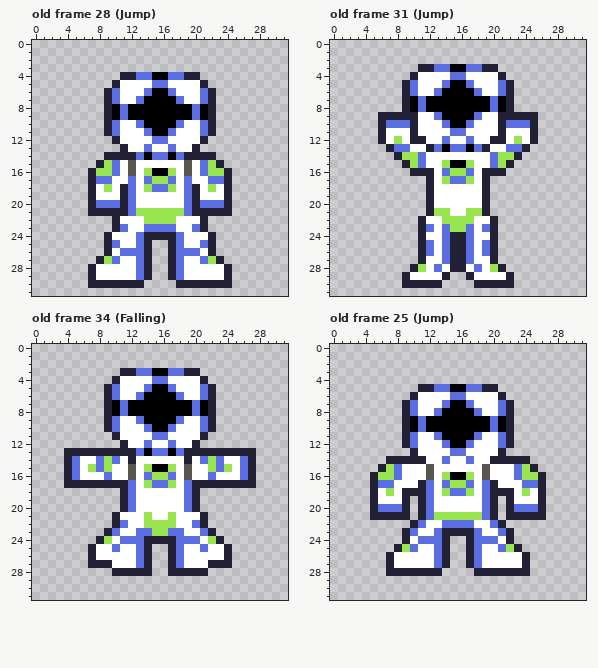
Pixel-art file: AstroHop Game/build/lib/spritesheets/Astronaught/AstroNaught.aseprite. The picture above was drawn from the file before the commit.
32x32 pixels, 47 frames. Colours within 5 levels of each other are drawn and written as one. Shown: old frame 28 (Jump), old frame 31 (Jump), old frame 34 (Falling), old frame 25 (Jump). The commit also changed other frames, which this record leaves out.
After:
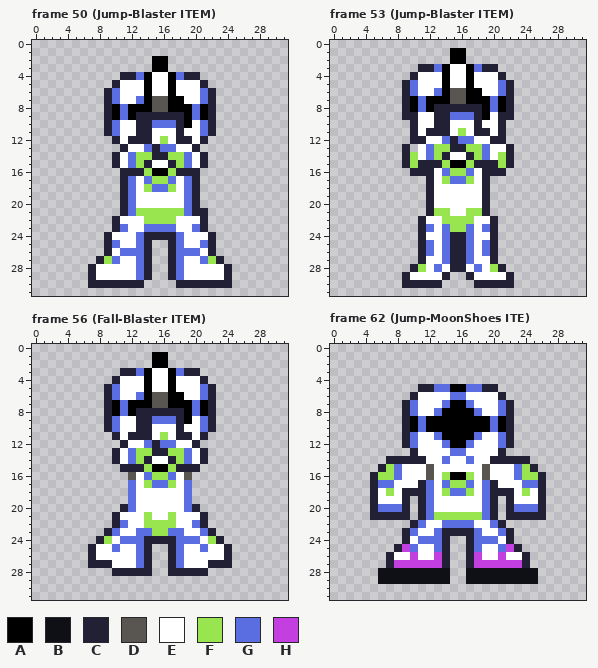
Palette (. is transparent): A #000000  B #0f0f16  C #222034  D #595652  E #ffffff  F #99e550  G #5b6ee1  H #c33fdf
A new or re-ordered frame is compared with the old frame closest to it.
Changes in this commit:
frames 47 -> 83
Frame 50 (Jump-Blaster ITEM) is new; against old frame 28 (Jump):
y 2..3: x 15..16 .. -> AA
y 4: x 14..17 GAAG -> AEEA
y 5: x 14..17 EGGE -> AEEA
y 6: x 14..17 GAAG -> AEEA
y 7: x 15..16 AA -> DD; x 18 G -> A
y 8: x 15..16 AA -> DD
y 9: x 13..18 AAAAAA -> CCCCCC
y 10: x 13..19 GAAAAGE -> CCGGGCA
y 11: x 13..18 EGAAGE -> CCEEEC
y 12: x 12..16 EEEGG -> CCCEF; x 18..19 EE -> CC
y 13: x 15..16 EE -> CG
y 14: x 9 C -> .; x 11..20 CCGAGGAGCC -> EGFFCCFFGE; x 22 C -> .
y 15: x 8..10 CFG -> ..C; x 12..14 DEE -> GFC; x 17..19 EED -> CFG; x 21..23 GFC -> C..
y 16: x 7..13 CFFGEDE -> ....CCC; x 18..24 EDEGFFC -> CCC....
y 17: x 7..11 CGGEE -> ....C; x 20..24 EEGGC -> C....
y 18: x 7..10 CEFE -> ....; x 21..24 EFEC -> ....
y 19: x 7..10 CEEE -> ....; x 21..24 EEEC -> ....
y 20: x 7..10 CGGG -> ....; x 21..24 GGGC -> ....
y 21: x 7..10 CCCC -> ....; x 22..24 CCC -> ...
Frame 53 (Jump-Blaster ITEM) is new; against old frame 31 (Jump):
y 1..2: x 15..16 .. -> AA
y 3: x 14..17 GAAG -> AEEA
y 4: x 14..17 EGGE -> AEEA
y 5: x 14..17 GAAG -> AEEA
y 6: x 15..16 AA -> DD; x 18 G -> A
y 7: x 15..16 AA -> DD
y 8: x 13..18 AAAAAA -> CCCCCC
y 9: x 6..8 CCC -> ...; x 13..19 GAAAAGE -> CCGGGCA; x 23..25 CCC -> ...
y 10: x 6..9 CGGG -> ....; x 13..18 EGAAGE -> CCEEEC; x 22..25 GGGC -> ....
y 11: x 6..9 CEEE -> ....; x 12..16 EEEGG -> CCCEF; x 18..19 EE -> CC; x 22..25 EEEC -> ....
y 12: x 6..9 CEFE -> ....; x 15..16 EE -> CG; x 22..25 EFEC -> ....
y 13: x 7..10 CGGE -> ..C.; x 12..19 CGAGGAGC -> GFFCCFFG; x 22..24 GGC -> C..
y 14: x 8..9 CF -> .C; x 11..14 GEEE -> EGFC; x 17..20 EEEG -> CFGE; x 22..23 FC -> C.
y 15: x 11..13 GEE -> CCC; x 18..20 EEG -> CCC
Frame 56 (Fall-Blaster ITEM) is new; against old frame 34 (Falling):
y 1..2: x 15..16 .. -> AA
y 3: x 14..17 GAAG -> AEEA
y 4: x 14..17 EGGE -> AEEA
y 5: x 14..17 GAAG -> AEEA
y 6: x 15..16 AA -> DD; x 18 G -> A
y 7: x 15..16 AA -> DD
y 8: x 13..18 AAAAAA -> CCCCCC
y 9: x 13..19 GAAAAGE -> CCGGGCA
y 10: x 13..18 EGAAGE -> CCEEEC
y 11: x 12..16 EEEGG -> CCCEF; x 18..19 EE -> CC
y 12: x 15..16 EE -> CG
y 13: x 4..9 CCCCCC -> ......; x 11..20 CCGAGGAGCC -> EGFFCCFFGE; x 22..27 CCCCCC -> ......
y 14: x 4..10 CGEEGFG -> ......C; x 12..14 CEE -> GFC; x 17..19 EEC -> CFG; x 21..27 GFGEEGC -> C......
y 15: x 4..13 CGEFGFEEDE -> .......CCC; x 18..27 EDEEFGFEGC -> CCC.......
y 16: x 4..11 CGEEEGEE -> ........; x 20..27 EEGEEEGC -> ........
y 17: x 4..11 CCCCCCCC -> ........; x 20..27 CCCCCCCC -> ........
y 18..19: x 11 C -> .; x 20 C -> .
Frame 62 (Jump-MoonShoes ITE) is new; against old frame 25 (Jump):
y 25: x 9 F -> H; x 22 F -> H
y 26: x 10 E -> H; x 13 G -> H; x 18 G -> H; x 21 E -> H
y 27: x 8..13 EEEEEG -> HHHHHH; x 18..23 GEEEEE -> HHHHHH
y 28: x 6..14 .CCCCCCC. -> BBBBBBBBB; x 17..25 .CCCCCCC. -> BBBBBBBBB
y 29: x 6..14 ......... -> BBBBBBBBB; x 17..25 ......... -> BBBBBBBBB
Where, in picture pixels (left, top, right, bottom), the same in both pictures:
changed: (88, 56, 232, 216)
changed: (378, 48, 538, 168)
changed: (64, 352, 256, 504)
changed: (378, 544, 538, 584)
